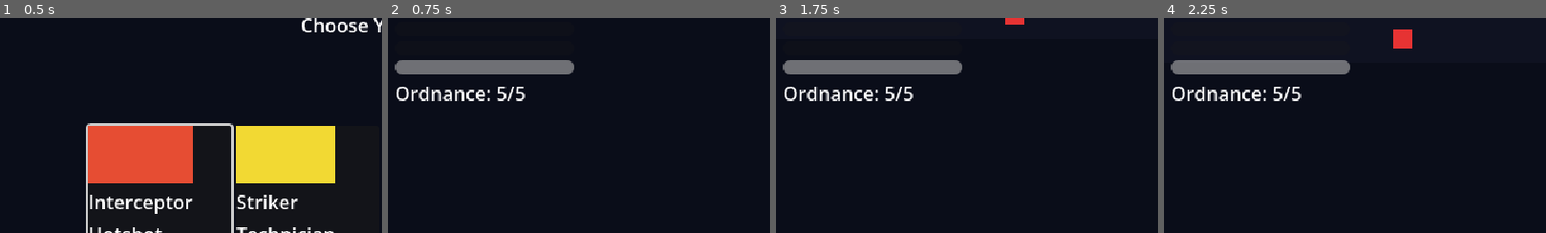
Above: before the commit, frames 1-4 (left to right).
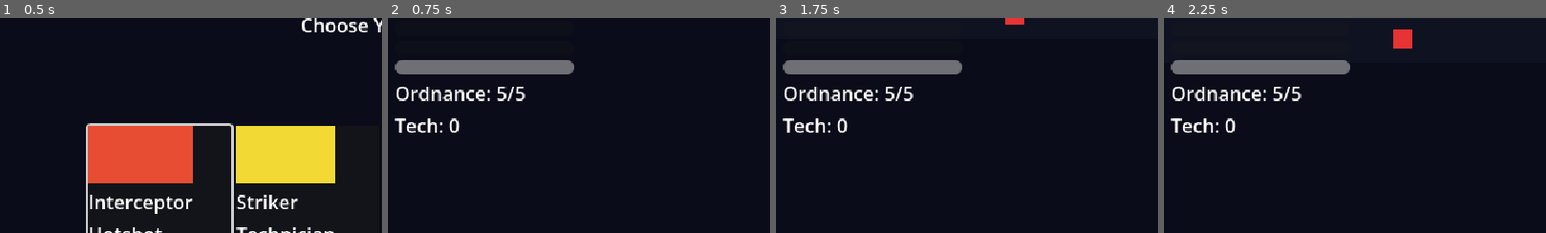
Above: after the commit, the same moments.

Repository: Funfetsunk/terra-intercept
Game: Godot game, scene res://scenes/menus/ship_select.tscn
Same seed, same stepped clock (60 frames per second), same inputs: the game is played once before the commit and once after it.
Inputs (mouse positions are % of the whole screen's width and height, from its top left):
- Up to frame 1 (0.5 s): no input
- Up to frame 2 (0.75 s): click (21, 58) at 0.5 s
- Up to frame 3 (1.75 s): tap Enter (ui_accept) at 1.25, 1.52 s; move the mouse to (72, 45) at 1.27 s; hold D (p1_move_right) from 1.28 s (still down); click (72, 45) at 1.35 s
- Up to frame 4 (2.25 s): release D (p1_move_right) at 2 s; drag from (30, 55) to (65, 83) at 2.02 s
The pictures show only the part of the screen within x 0-50%, y 8-58%; the shares and areas given below are measured in that part.

Frame 1 is identical in both runs. In frame 2, 0.5% of the frame differs, in the area x 1-19%, y 46-54%; in frame 3, 0.5%; in frame 4, 0.5%.

Commit message:
Add alien tech drops on enemy kill
New AlienTechDrop (drift-down, manual distance check against the
player -- same mechanic as system 4's Pickup, but with a runtime-set
amount instead of a per-type .tres, since the only variable is the
per-enemy alien_tech_drop count that already lived on EnemyData).
EnemyBase._die() spawns one for every enemy type for free when
data.alien_tech_drop > 0, using the same instantiate + deferred
add_child pattern EnemySpawner already established.

GameState.mission_tech tracks the running total for the current
attempt, reset in start_new_run(). Deciding what happens to that
number on mission completion vs. failure is system 7's job (results
screen) -- there's no completion/failure event to hook a bank step
into yet, so none was added. HUD shows Tech: N.

Co-Authored-By: Claude Sonnet 5 <noreply@anthropic.com>
Claude-Session: https://claude.ai/code/session_01Nh3aPMJzmkSArqwMqRdZHh

Diff:
--- a/scenes/hud/hud.gd
+++ b/scenes/hud/hud.gd
@@ -8,6 +8,7 @@
 @onready var _special_progress_bar: ProgressBar = $HUDRoot/RightPanel/SpecialProgressBar
 @onready var _squad_label: Label = $HUDRoot/RightPanel/SquadLabel
 @onready var _ordnance_label: Label = $HUDRoot/LeftPanel/OrdnanceLabel
+@onready var _tech_label: Label = $HUDRoot/LeftPanel/TechLabel
 
 var _game_state: Node = null
 
@@ -25,7 +26,9 @@
 			_on_squad_selection_changed(armed)
 	_game_state = get_node("/root/GameState")
 	_game_state.life_lost.connect(_on_life_lost)
+	_game_state.tech_changed.connect(_on_tech_changed)
 	_lives_label.text = "Lives: %d" % _game_state.lives_remaining
+	_tech_label.text = "Tech: %d" % _game_state.mission_tech
 
 func _on_shield_changed(current: float, max_value: float) -> void:
 	_shield_bar.max_value = max_value
@@ -55,3 +58,6 @@
 
 func _on_life_lost(lives_remaining: int) -> void:
 	_lives_label.text = "Lives: %d" % lives_remaining
+
+func _on_tech_changed(current: int) -> void:
+	_tech_label.text = "Tech: %d" % current
--- a/scenes/hud/hud.tscn
+++ b/scenes/hud/hud.tscn
@@ -42,6 +42,10 @@
 layout_mode = 2
 text = "Ordnance: 5/5"
 
+[node name="TechLabel" type="Label" parent="HUDRoot/LeftPanel" unique_id=103671485]
+layout_mode = 2
+text = "Tech: 0"
+
 [node name="RightPanel" type="VBoxContainer" parent="HUDRoot" unique_id=83778539]
 layout_mode = 0
 offset_left = 484.0
--- /dev/null
+++ b/scenes/pickups/alien_tech_drop.gd
@@ -0,0 +1,24 @@
+extends Node2D
+class_name AlienTechDrop
+
+@export var amount: int = 1
+@export var drift_speed: float = 40.0
+@export var pickup_radius: float = 10.0
+@export var despawn_y: float = 400.0
+
+var _bullets: Node = null
+
+func _ready() -> void:
+	_bullets = get_node("/root/BulletManager")
+
+func _physics_process(delta: float) -> void:
+	global_position.y += drift_speed * delta
+	if global_position.y > despawn_y:
+		queue_free()
+		return
+	var player: Node2D = _bullets.get_registered_player()
+	if player == null:
+		return
+	if global_position.distance_to(player.global_position) <= pickup_radius:
+		get_node("/root/GameState").collect_tech(amount)
+		queue_free()
--- /dev/null
+++ b/scenes/pickups/alien_tech_drop.tscn
@@ -0,0 +1,23 @@
+[gd_scene format=3 uid="uid://d3f6kv8rj0pgl"]
+
+[ext_resource type="Script" uid="uid://d36js08l20tkh" path="res://scenes/pickups/alien_tech_drop.gd" id="1_6o80t"]
+
+[sub_resource type="CircleShape2D" id="CircleShape2D_ykfff"]
+
+[node name="AlienTechDrop" type="Node2D" unique_id=1196423635]
+script = ExtResource("1_6o80t")
+
+[node name="Sprite" type="ColorRect" parent="." unique_id=582377818]
+offset_left = -5.0
+offset_top = -5.0
+offset_right = 5.0
+offset_bottom = 5.0
+mouse_filter = 2
+color = Color(0.7, 1, 0.3, 1)
+
+[node name="Hitbox" type="Area2D" parent="." unique_id=1165127631]
+collision_layer = 16
+collision_mask = 0
+
+[node name="CollisionShape2D" type="CollisionShape2D" parent="Hitbox" unique_id=938845138]
+shape = SubResource("CircleShape2D_ykfff")
--- a/scripts/autoload/game_state.gd
+++ b/scripts/autoload/game_state.gd
@@ -4,6 +4,7 @@
 signal game_over_triggered
 signal weapon_level_dropped(new_level: int)
 signal weapon_level_changed(new_level: int)
+signal tech_changed(current: int)
 
 @export var starting_lives: int = 3
 @export var max_weapon_level: int = 5
@@ -14,6 +15,7 @@
 var lives_remaining: int = 0
 var current_weapon_level: int = 1
 var ordnance_ammo: int = 0
+var mission_tech: int = 0
 
 func _ready() -> void:
 	lives_remaining = starting_lives
@@ -22,6 +24,7 @@
 	lives_remaining = starting_lives
 	current_weapon_level = 1
 	ordnance_ammo = ordnance.starting_ammo if ordnance != null else 0
+	mission_tech = 0
 
 func register_player(player: Node) -> void:
 	if player.has_signal("hull_depleted"):
@@ -45,3 +48,7 @@
 func raise_weapon_level(amount: int) -> void:
 	current_weapon_level = min(max_weapon_level, current_weapon_level + amount)
 	weapon_level_changed.emit(current_weapon_level)
+
+func collect_tech(amount: int) -> void:
+	mission_tech += amount
+	tech_changed.emit(mission_tech)
--- a/scripts/enemies/enemy_base.gd
+++ b/scripts/enemies/enemy_base.gd
@@ -2,6 +2,8 @@
 class_name EnemyBase
 
 signal enemy_destroyed(enemy: Node2D, score_value: int)
+
+const ALIEN_TECH_DROP_SCENE: PackedScene = preload("res://scenes/pickups/alien_tech_drop.tscn")
 
 @export var data: EnemyData
 @export var despawn_y: float = 400.0
@@ -72,6 +74,11 @@
 
 func _die() -> void:
 	enemy_destroyed.emit(self, data.score_value)
+	if data.alien_tech_drop > 0:
+		var drop: Node2D = ALIEN_TECH_DROP_SCENE.instantiate()
+		get_parent().call_deferred("add_child", drop)
+		drop.global_position = global_position
+		(drop as AlienTechDrop).amount = data.alien_tech_drop
 	queue_free()
 
 func get_hitbox_radius() -> float:
Not shown, added: scenes/pickups/alien_tech_drop.gd.uid
